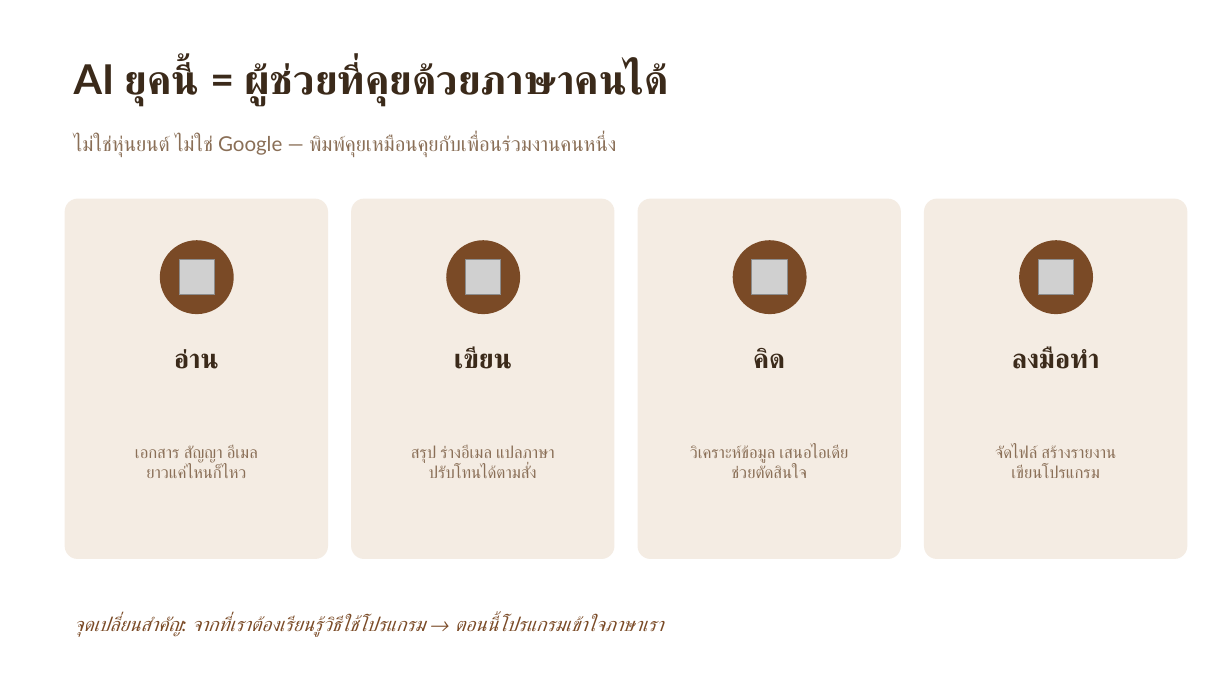
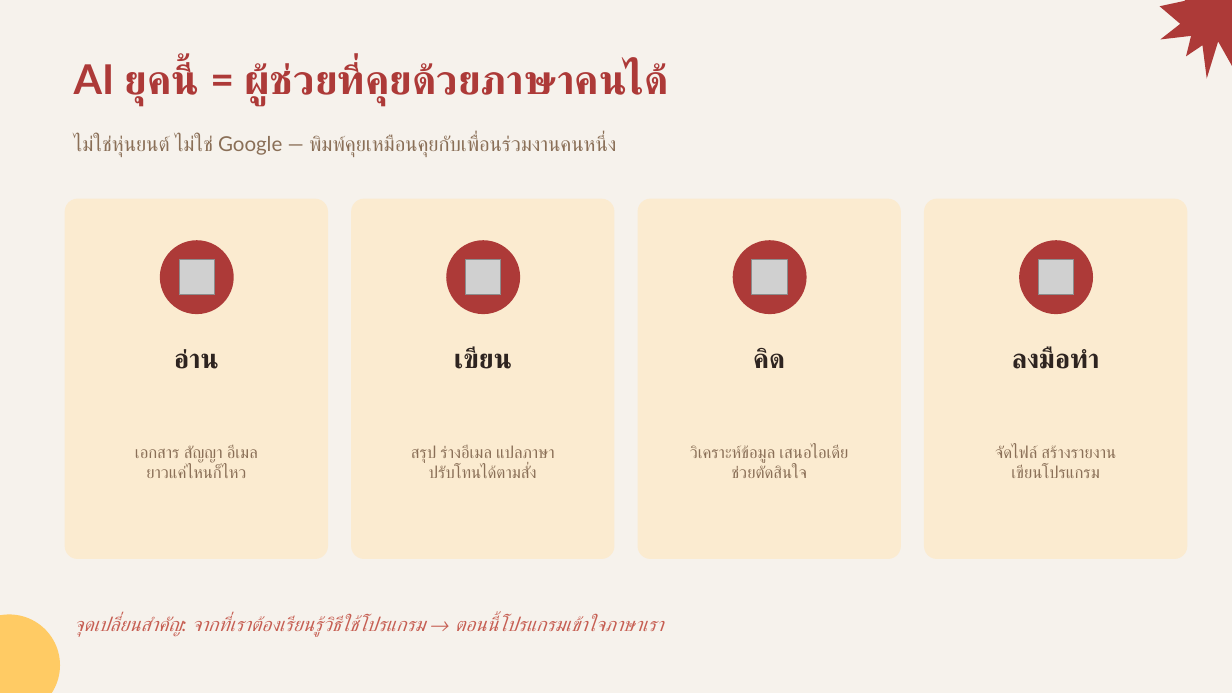
Before and after one commit to Bossjukkaphan/sookkaya-dashboard, a slide deck: slide 4 of claude-course/slides.pptx. Drawn at 1232x693 pixels with LibreOffice and Linux fonts; fonts in the diff are those of the drawing; grey boxes stand for pictures. Boxes give left, top, right and bottom in pixels: in the first picture for what was removed or moved away, otherwise in the second. Text is boxed around its words. In the diff, an @@ line names an element or a change of style, - is before the commit and + after.

```diff
--- a/claude-course/slides.pptx
+++ b/claude-course/slides.pptx
@@ background #FFFFFF to #F6F2EC @@
@@ irregular seal added at (1160,0,1232,79), fill #AD3A38 @@
@@ text "AI ยุคนี้ = ผู้ช่วยที่คุยด้วยภาษาคนได้" at (74,62,666,106): text colour #3B2A1A to #AD3A38 @@
@@ fill #F4ECE3 to #FBEBD0 in 4 elements at (65,199,328,559), (351,199,615,559), (638,199,901,559), (924,199,1188,559) @@
@@ fill #7A4A26 to #AD3A38 in 4 elements at (160,240,234,314), (446,240,520,314), (733,240,807,314), (1019,240,1093,314) @@
@@ text colour #3B2A1A to #2E2420 in 4 elements at (174,349,219,369), (454,348,512,369), (753,348,785,368), (1012,348,1100,369) @@
@@ text "จุดเปลี่ยนสำคัญ: จากที่เราต้องเรียนรู้วิธีใช้โปรแกรม → ตอนนี ..." at (74,615,663,637): text colour #7A4A26 to #C65E52 @@
@@ ellipse added at (0,615,60,693), fill #FFCB64 @@
```
Also in this commit, not shown: 14 other slides changed.
